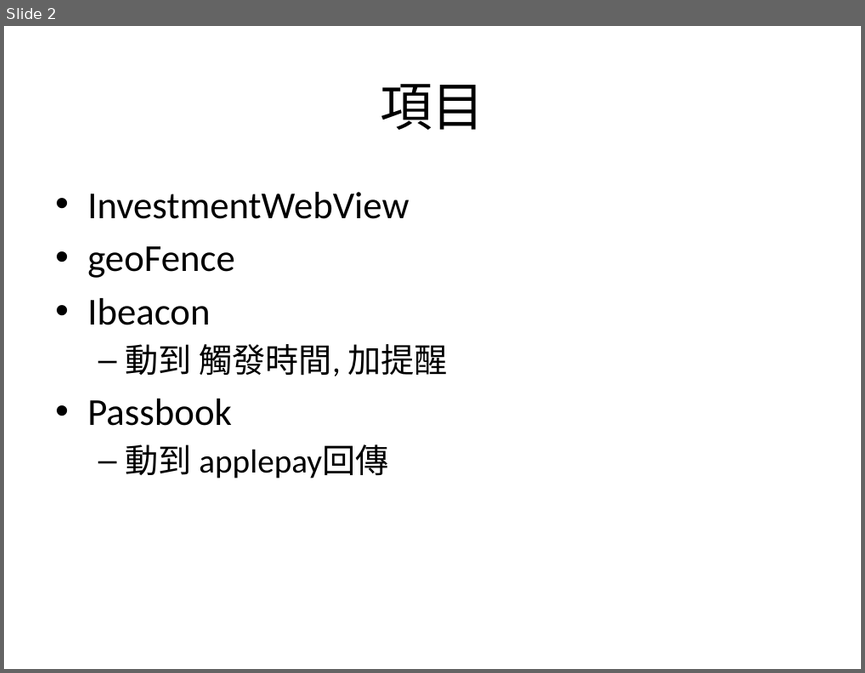
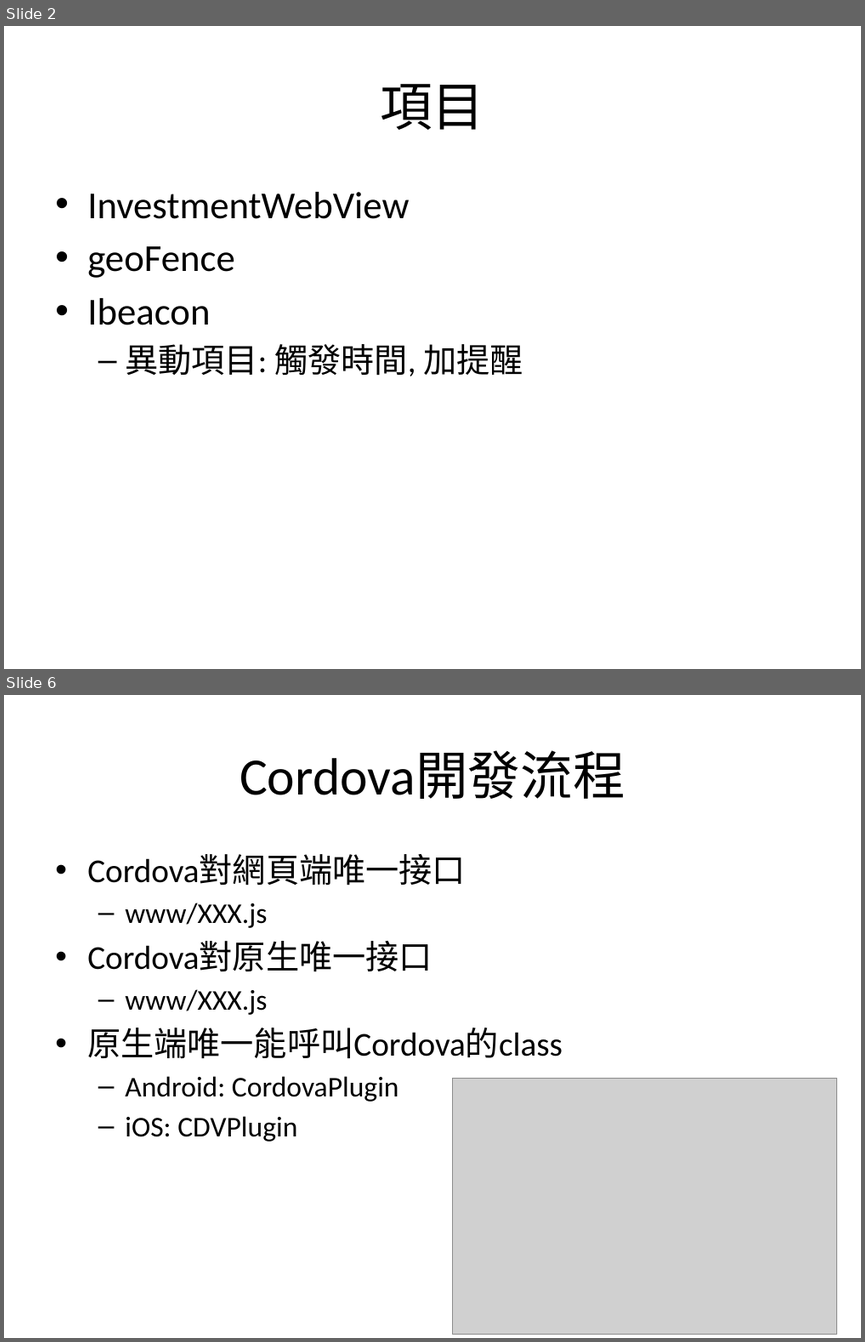
Before and after one commit to kodakjerec/myWebView, a slide deck: sequence/SCMobile負責項目.pptx. Shown one above the other, each under a label of ours: slide 2 before the commit, slides 2 and 6 after it; the slides between them are not shown. The pictures are 865x673 and 865x1342 pixels, drawn with LibreOffice and Linux fonts; fonts in the diff are those of the drawing; grey boxes stand for pictures. Boxes give left, top, right and bottom in pixels: in the first picture for what was removed or moved away, otherwise in the second. Text is boxed around its words. In the diff, an @@ line names an element or a change of style, - is before the commit and + after.

```diff
--- a/sequence/SCMobile負責項目.pptx
+++ b/sequence/SCMobile負責項目.pptx
@@ slide 6 added at (x1=4, y1=695, x2=861, y2=1338), background #FFFFFF @@
@@ title added at (x1=239, y1=751, x2=625, y2=799), 44 pt, text #000000 @@
+Cordova開發流程
@@ text added at (x1=87, y1=854, x2=562, y2=1141), 24 pt, text #000000 @@
+• Cordova對網頁端唯一接口
+  – www/XXX.js
+• Cordova對原生唯一接口
+  – www/XXX.js
+• 原生端唯一能呼叫Cordova的class
+  – Android: CordovaPlugin
+  – iOS: CDVPlugin
@@ picture added at (x1=453, y1=1078, x2=837, y2=1334) @@
@@ slide 2 changed as well @@
@@ text at (x1=125, y1=344, x2=522, y2=376): text changed @@
-  – 動到 觸發時間, 加提醒
-• Passbook
-  – 動到 applepay回傳
+  – 異動項目: 觸發時間, 加提醒
```
Also in this commit, not shown: 4 other slides changed, 15 other slides added, 1 slide removed, 11 other files.
